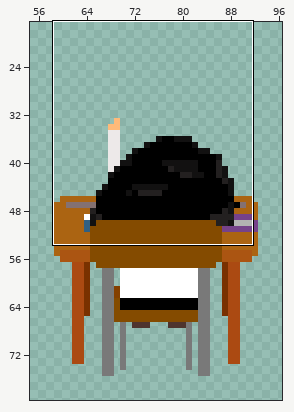
One commit to this pixel-art file: Assets/Sprite/Chinois nerd.ase. The first picture is a wide view before the edit; the outline marks the close-up.
Close-up. Before the commit:
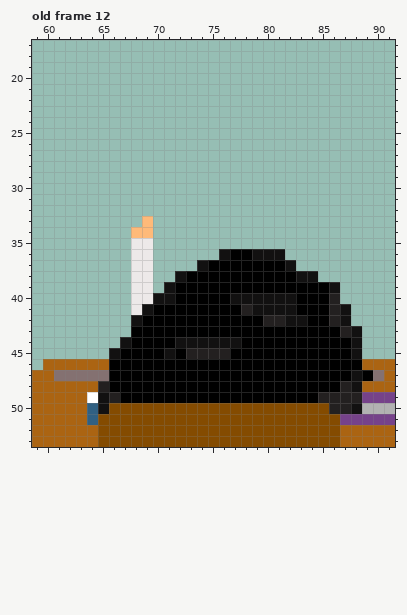
150x100 pixels, 13 frames. Colours within 5 levels of each other are drawn and written as one. Shown: old frame 12: x 59..91, y 17..53. The wide view leaves out empty margins. The commit also changed other frames or places, which this record leaves out.
Once edited:
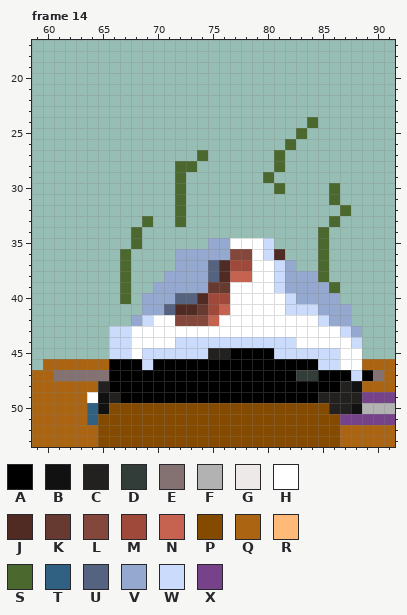
Palette (. is transparent): A #000000  B #121111  C #232020  D #323c39  E #847171  F #b2b2b2  G #ede9e9  H #ffffff  J #4f2b24  K #663931  L #84473c  M #9e493a  N #c66250  P #844b00  Q #ab6412  R #ffba79  S #4b692f  T #306082  U #556380  V #95a8cf  W #cbdbfc  X #76428a
A new or re-ordered frame is compared with the old frame closest to it.
Changes in this commit:
{"change": "frames 13 -> 15"}
{"where": "frame 14 is new; against old frame 12"}
{"frame":14,"y":24,"x":84,"old":".","new":"S"}
{"frame":14,"y":25,"x":83,"old":".","new":"S"}
{"frame":14,"y":26,"x":82,"old":".","new":"S"}
{"frame":14,"y":27,"x":74,"old":".","new":"S"}
{"frame":14,"y":27,"x":81,"old":".","new":"S"}
{"frame":14,"y":28,"x":72,"old":"..","new":"SS"}
{"frame":14,"y":28,"x":81,"old":".","new":"S"}
{"frame":14,"y":29,"x":72,"old":".","new":"S"}
{"frame":14,"y":29,"x":80,"old":".","new":"S"}
{"frame":14,"y":30,"x":72,"old":".","new":"S"}
{"frame":14,"y":30,"x":81,"old":".","new":"S"}
{"frame":14,"y":30,"x":86,"old":".","new":"S"}
{"frame":14,"y":31,"x":72,"old":".","new":"S"}
{"frame":14,"y":31,"x":86,"old":".","new":"S"}
{"frame":14,"y":32,"x":72,"old":".","new":"S"}
{"frame":14,"y":32,"x":87,"old":".","new":"S"}
{"frame":14,"y":33,"x":69,"old":"R","new":"S"}
{"frame":14,"y":33,"x":72,"old":".","new":"S"}
{"frame":14,"y":33,"x":86,"old":".","new":"S"}
{"frame":14,"y":34,"x":68,"old":"RR","new":"S."}
{"frame":14,"y":34,"x":85,"old":".","new":"S"}
{"frame":14,"y":35,"x":68,"old":"GG","new":"S."}
{"frame":14,"y":35,"x":75,"old":"......","new":"VVHHHW"}
{"frame":14,"y":35,"x":85,"old":".","new":"S"}
{"frame":14,"y":36,"x":67,"old":".GG","new":"S.."}
{"frame":14,"y":36,"x":72,"old":"....BAABBB","new":"VVVVVLLHWJ"}
{"frame":14,"y":36,"x":85,"old":".","new":"S"}
{"frame":14,"y":37,"x":67,"old":".GG","new":"S.."}
{"frame":14,"y":37,"x":72,"old":"..BAAAAAAAB","new":"VVVUJMMHHWV"}
{"frame":14,"y":37,"x":85,"old":".","new":"S"}
{"frame":14,"y":38,"x":67,"old":".GG","new":"S.."}
{"frame":14,"y":38,"x":71,"old":".BAAAAAAAAAABB.","new":"VVVVUJNNHHWVVVS"}
{"frame":14,"y":39,"x":67,"old":".GG.BAAAAAAAAAAAAAAB","new":"S..VVVVVKKHHHHWVVVVS"}
{"frame":14,"y":40,"x":67,"old":".GGBBAAAAABBBBBBAAAC","new":"S.VVVUUJMMHHHHHWVVVV"}
{"frame":14,"y":41,"x":68,"old":"GBAAAAAAAACBBBBAAACB","new":".VVUJJKMNHHHHHWWWVVV"}
{"frame":14,"y":42,"x":68,"old":"BAAAAAAAAAAACCBBAACB","new":"VWHHLLLNHHHHHHHHHWVV"}
{"frame":14,"y":43,"x":66,"old":"..AAAAAAAAAAAAAAAAAAACB","new":"WWHHHHHHHHHHHHHHHHHHHWV"}
{"frame":14,"y":44,"x":66,"old":".BAAAABBBBBBAAAAAAAAAAB","new":"WWHHHHWWWWWWWWWWWHHHHHW"}
{"frame":14,"y":45,"x":66,"old":"BAAAABACC","new":"WWHWWWWWW"}
{"frame":14,"y":45,"x":81,"old":"AAAAAAAB","new":"WWWWWWHH"}
{"frame":14,"y":46,"x":69,"old":"A","new":"W"}
{"frame":14,"y":46,"x":85,"old":"AAAA","new":"WWHH"}
{"frame":14,"y":47,"x":83,"old":"AA","new":"DD"}
{"frame":14,"y":47,"x":88,"old":"B","new":"W"}
{"label":"changed","picture_box":[109,117,362,381]}
